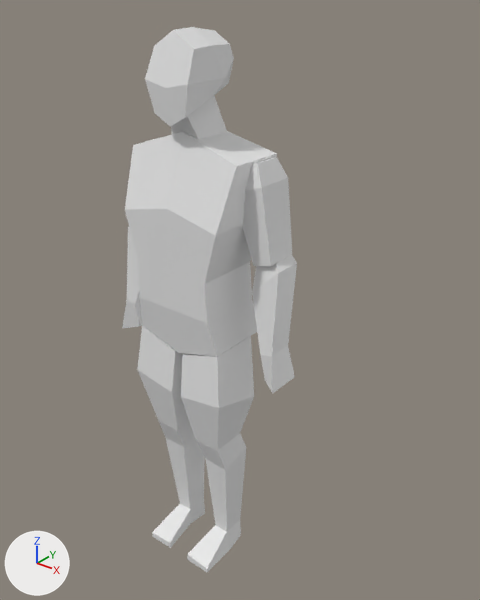
One commit to the glTF model Import/Player.glb: the scene before it, then after it.
Before and after are seen from a 50 mm lens placed at (1.35, -1.47, 1.99), pointed at (0.05, 0.17, 0.98). The axes (+X, +Y, +Z) are drawn at lower left. The lights are the same throughout.
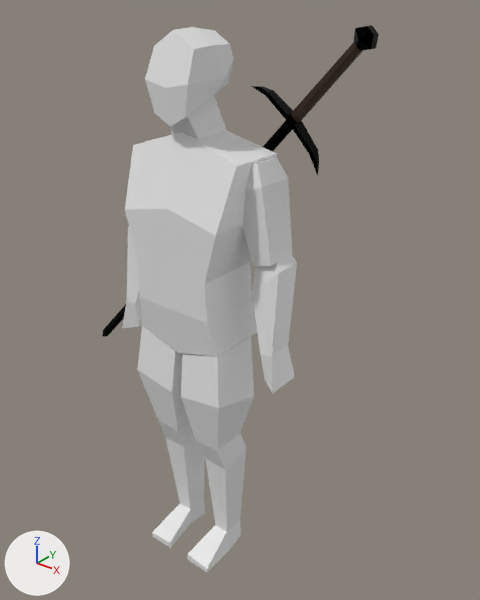
Patch to the scene script:
```diff
--- a/Import/Player.glb.py
+++ b/Import/Player.glb.py
@@ mat_material_005 @@
+mat_material_005 = principled_material('Material.005')
+mat_material_005.base_color = (0.0265, 0.0092, 0.0)  # brown #2d1800
@@ mat_material_004 @@
+mat_material_004 = principled_material('Material.004')
+mat_material_004.base_color = (0.0, 0.0, 0.0)  # black #000000
+mat_material_004.metallic = 1.0
@@ me_cube_004 @@
+me_cube_004.from_pydata(...)  # 70 vertices, 136 faces; spans x -0.713..0.497, y 0.116..0.19, z 0.576..1.881
+# faces by material slot: [124, 12]
+me_cube_004.materials.append(mat_material_004)  # black #000000
+me_cube_004.materials.append(mat_material_005)  # brown #2d1800
@@ ob_sword_001 @@
+ob_sword_001 = bpy.data.objects.new('Sword.001', me_cube_004)
+ob_sword_001.location = (0.0, 0.0, 0.0)
```

Boxes (x1, y1, x2, y2) around the edits, measured in the pictures (480 x 600 px):
'Sword.001', added
    after: (102, 25, 379, 337)
    faces in mat_material_004 (black #000000): (102, 25, 379, 337)
    faces in mat_material_005 (brown #2d1800): (291, 42, 362, 123)
